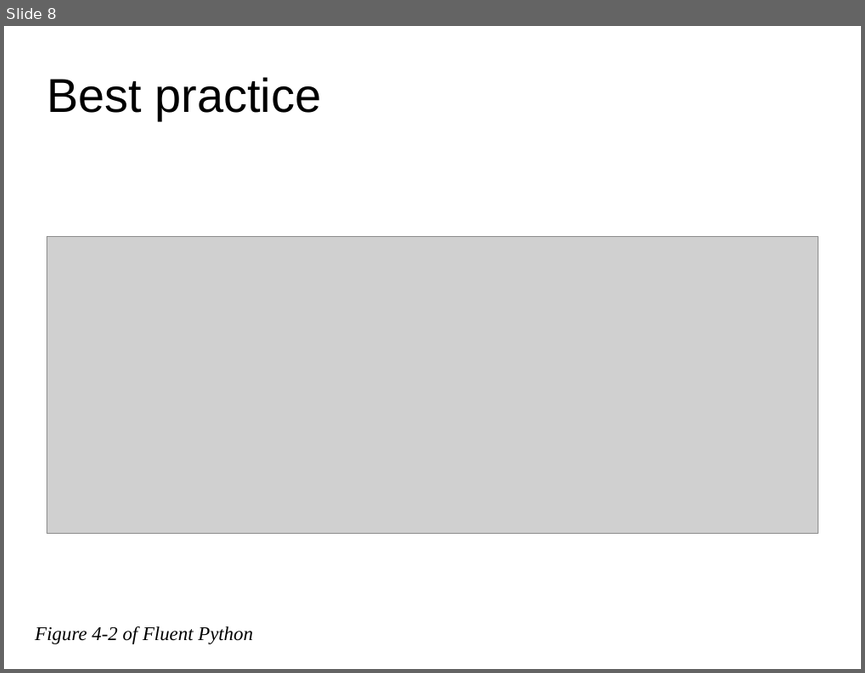
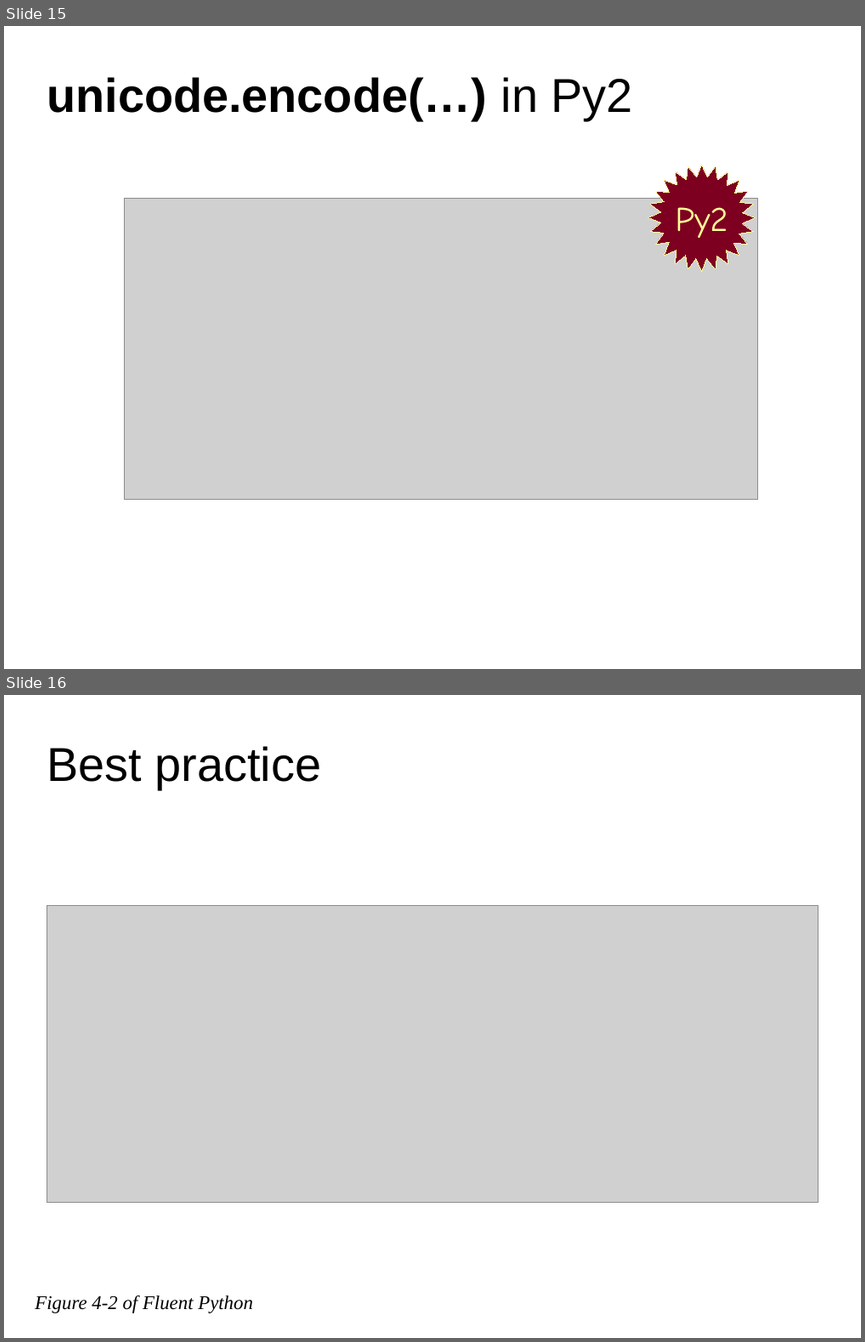
Before and after one commit to fluentpython/unicode-solutions, a slide deck: unicode-solutions.odp. Shown one above the other, each under a label of ours: slide 8 before the commit, slides 15 and 16 after it. The pictures are 865x673 and 865x1342 pixels, drawn with LibreOffice and Linux fonts; fonts in the diff are those of the drawing; grey boxes stand for pictures; background and template pictures are left out. Boxes give left, top, right and bottom in pixels: in the first picture for what was removed or moved away, otherwise in the second. Text is boxed around its words. In the diff, an @@ line names an element or a change of style, - is before the commit and + after.

```diff
--- a/unicode-solutions.odp
+++ b/unicode-solutions.odp
@@ slide 15 added at [4,26,861,669], background #FFFFFF @@
@@ title added at [46,77,633,120], 44 pt, text #000000, bold @@
+unicode.encode(…) in Py2
@@ freeform shape added at [648,165,755,271], fill #7E0021, outline #FFFF99 0 pt, 32 pt, text #FFFF99 @@
+Py2
@@ picture added at [125,199,758,499] @@
@@ what was slide 8 is now slide 16 @@
```
Also in this commit, not shown: 6 slides changed, 11 other slides added, 9 other files.
